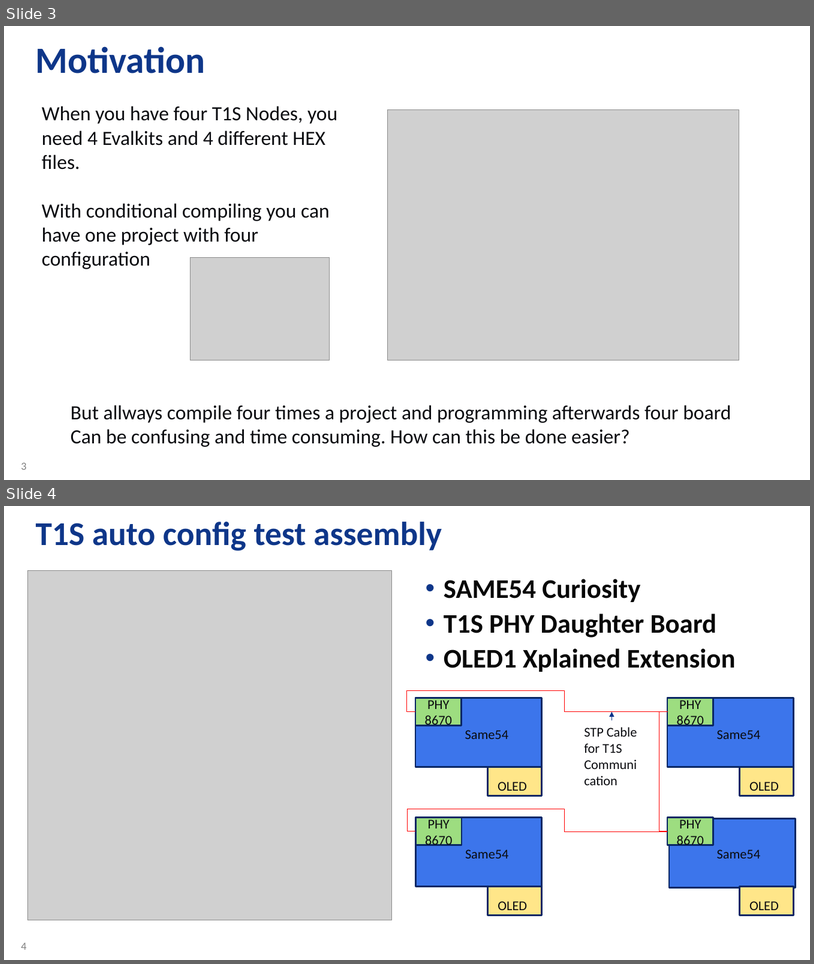
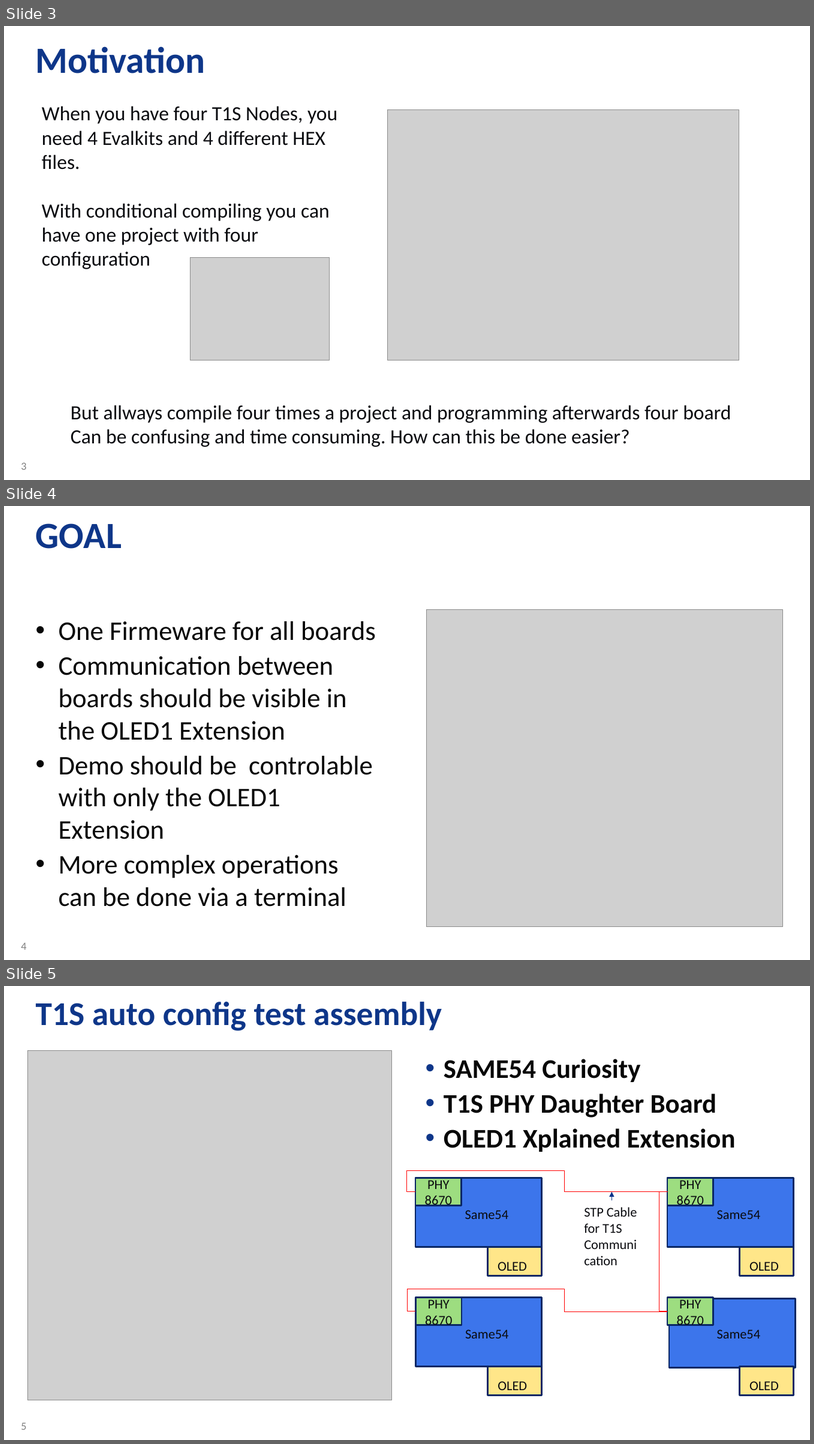
Before and after one commit to zabooh/T1S_Autoconf, a slide deck: T1S Autoconfig - Tooling.pptx. Shown one above the other, each under a label of ours: slides 3 and 4 before the commit, slides 3, 4 and 5 after it. The pictures are 814x964 and 814x1444 pixels, drawn with LibreOffice and Linux fonts; fonts in the diff are those of the drawing; grey boxes stand for pictures; background and template pictures are left out. Boxes give left, top, right and bottom in pixels: in the first picture for what was removed or moved away, otherwise in the second. Text is boxed around its words. In the diff, an @@ line names an element or a change of style, - is before the commit and + after.

```diff
--- a/T1S Autoconfig - Tooling.pptx
+++ b/T1S Autoconfig - Tooling.pptx
@@ slide 4 added at [4, 506, 810, 960], background #FFFFFF; not listed: 1 template element that a slide beside it also shows @@
@@ title added at [36, 523, 122, 549], 44 pt, text #0E3689, bold @@
+GOAL
@@ picture added at [426, 609, 783, 927] @@
@@ text added at [59, 621, 376, 906], 32 pt, text #070707 @@
+• One Firmeware for all boards
+• Communication between boards should be visible in the OLED1 Extension
+• Demo should be controlable with only the OLED1 Extension
+• More complex operations can be done via a terminal
@@ what was slide 4 is now slide 5 @@
@@ page number at [21, 1422, 26, 1429]: text changed @@
-4
+5
```
Also in this commit, not shown: 1 slide changed, 5 other files.
